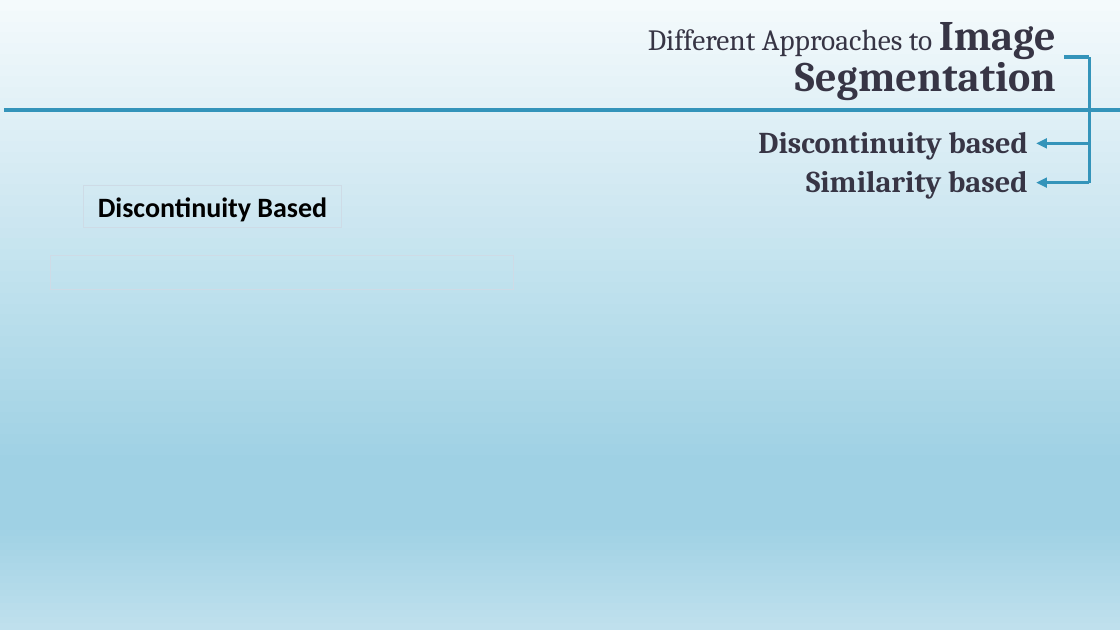
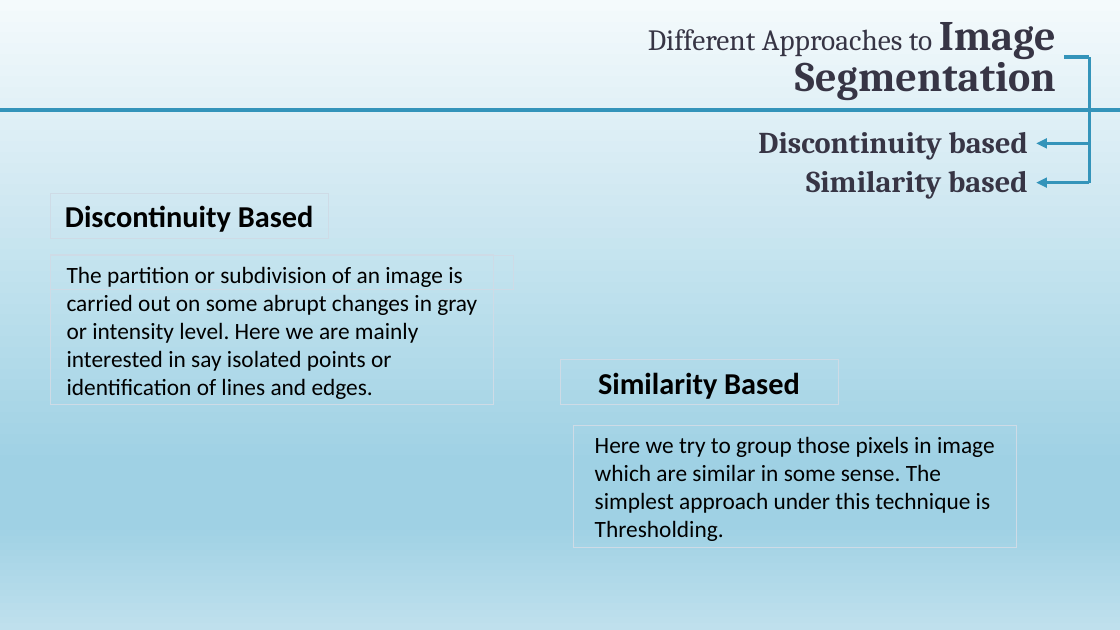
Before and after one commit to ravikumarmodi/Image-Segmentation, a slide deck: slide 7 of Image Segmentation.pptx. Drawn at 1120x630 pixels with LibreOffice and Linux fonts; fonts in the diff are those of the drawing. Boxes give left, top, right and bottom in pixels: in the first picture for what was removed or moved away, otherwise in the second. Text is boxed around its words. In the diff, an @@ line names an element or a change of style, - is before the commit and + after.

```diff
--- a/Image Segmentation.pptx
+++ b/Image Segmentation.pptx
@@ line moved from (1120, 110) - (4, 110) to (1120, 110) - (0, 110) @@
@@ rectangle "Discontinuity Based": place and size @@
-rectangle "Discontinuity Based" at box(84, 185, 342, 227)
+rectangle "Discontinuity Based" at box(50, 193, 329, 239)
@@ rectangle "Discontinuity Based" at box(50, 193, 329, 239): size 24 to 26 pt @@
@@ rectangle added at box(50, 255, 494, 404), outline #CEDBE6 0.75 pt, 20 pt, text #000000 @@
+The partition or subdivision of an image is carried out on some abrupt changes in gray or intensity level. Here we are mainly interested in say isolated points or identification of lines and edges.
@@ rectangle added at box(560, 360, 839, 405), outline #CEDBE6 0.75 pt, 26 pt, text #000000, bold @@
+Similarity Based
@@ rectangle added at box(573, 426, 1017, 548), outline #CEDBE6 0.75 pt, 20 pt, text #000000 @@
+Here we try to group those pixels in image which are similar in some sense. The simplest approach under this technique is Thresholding.
```
Also in this commit, not shown: 1 other slide changed, 3 slides added.
